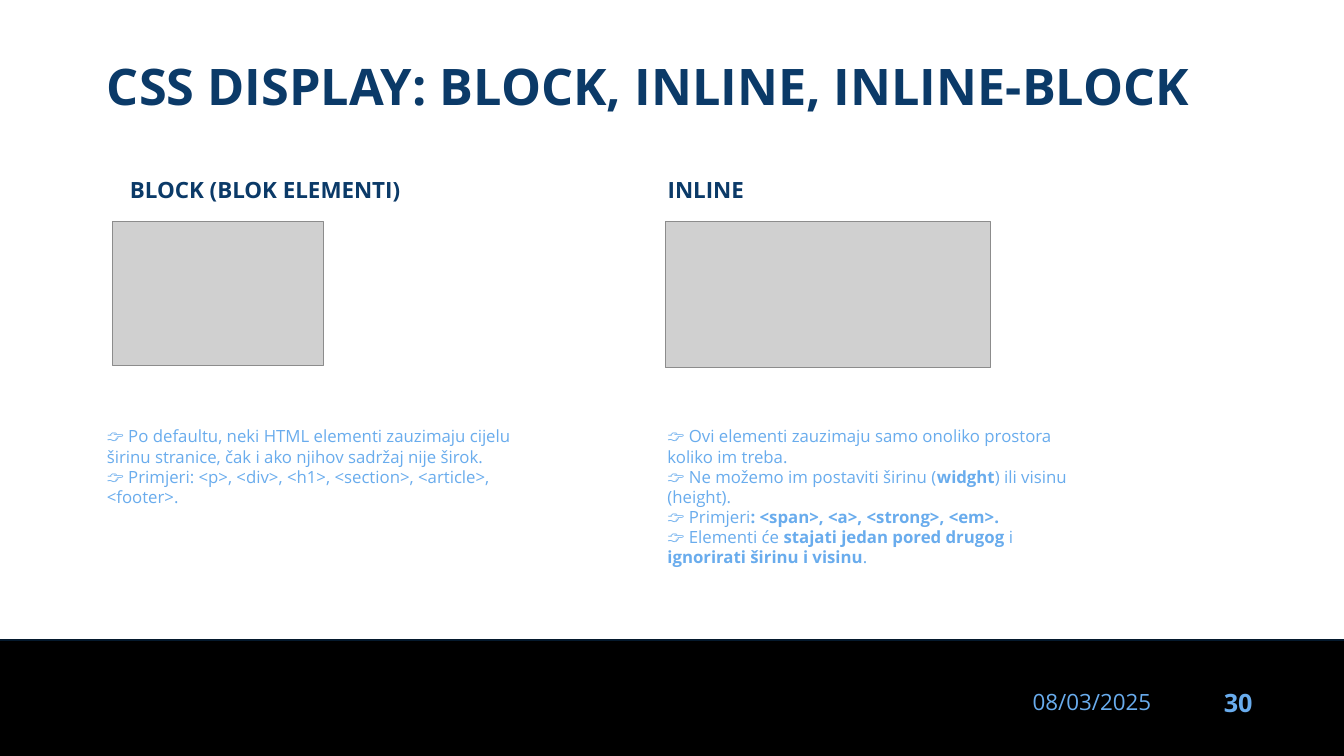
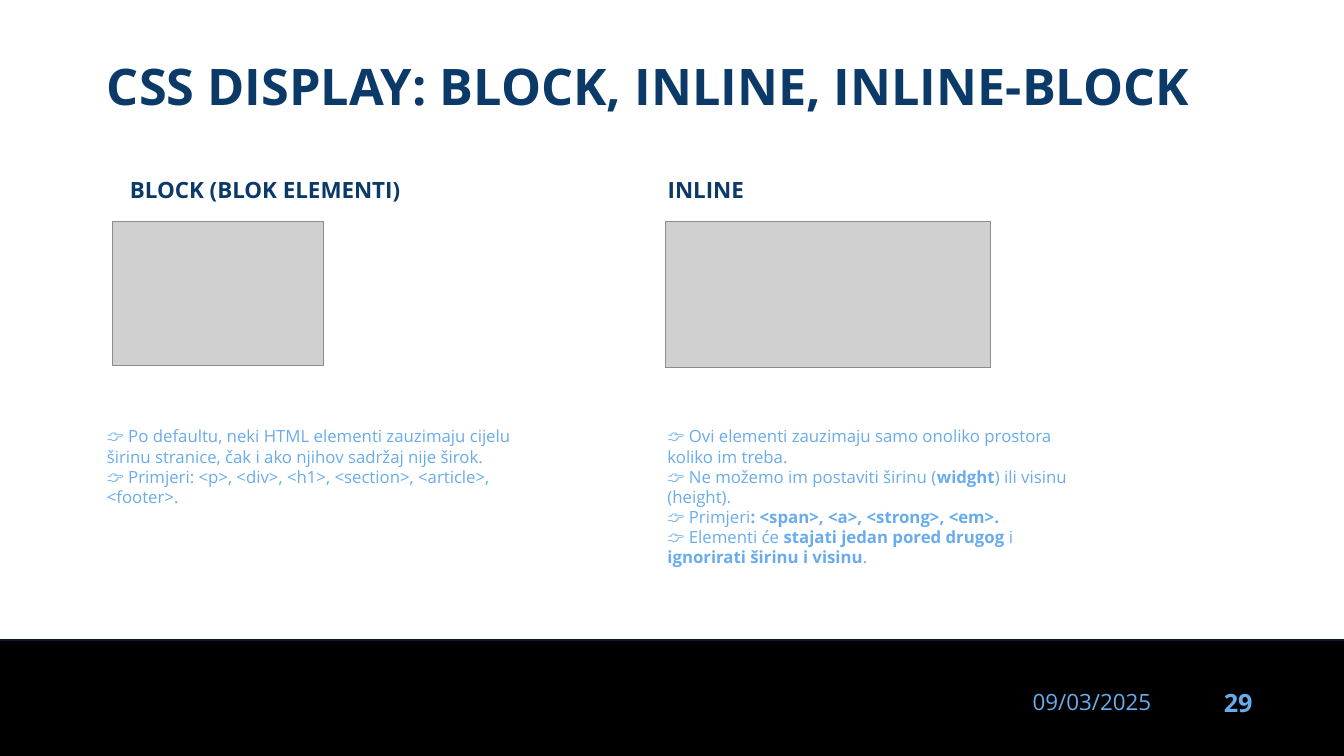
Before and after one commit to dinoDuvnjak/CTK, a slide deck: slide 29 of Bootcamp/css-uvod/css-uvod.pptx (slide 30 before the commit). Drawn at 1344x756 pixels with LibreOffice and Linux fonts; fonts in the diff are those of the drawing; grey boxes stand for pictures; background and template pictures are left out. Boxes give left, top, right and bottom in pixels: in the first picture for what was removed or moved away, otherwise in the second. Text is boxed around its words. In the diff, an @@ line names an element or a change of style, - is before the commit and + after.

```diff
--- a/Bootcamp/css-uvod/css-uvod.pptx
+++ b/Bootcamp/css-uvod/css-uvod.pptx
@@ text at bbox=[1033, 693, 1151, 711]: text changed @@
-08/03/2025
+09/03/2025
@@ page number at bbox=[1224, 693, 1253, 713]: text changed @@
-30
+29
```
Also in this commit, not shown: 31 other slides changed, 1 slide removed.
